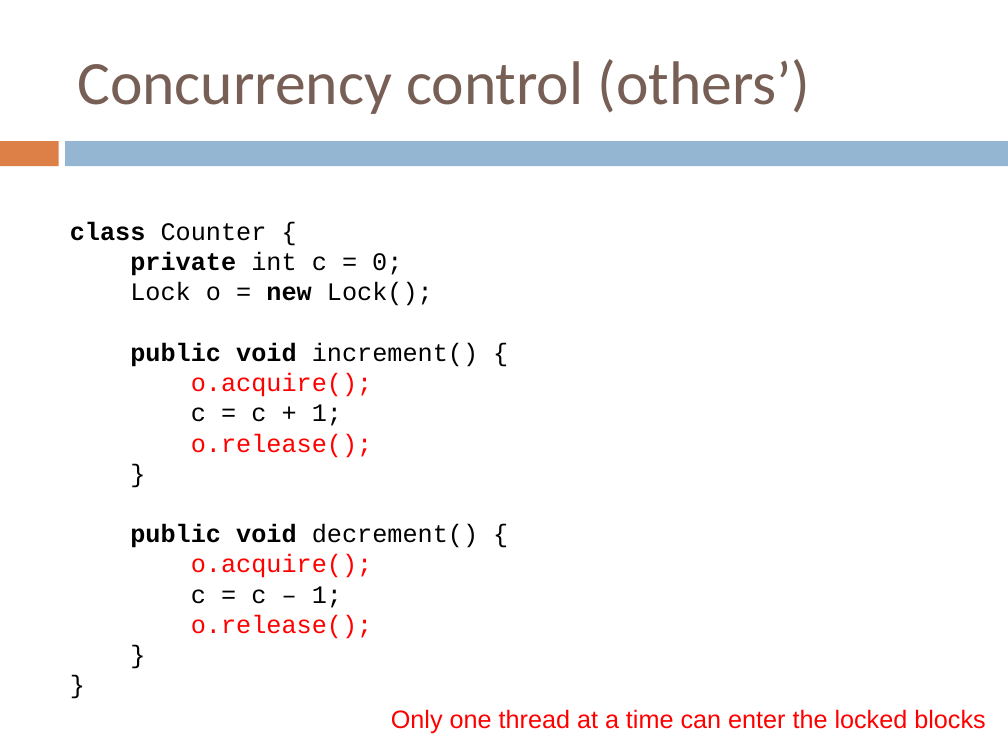
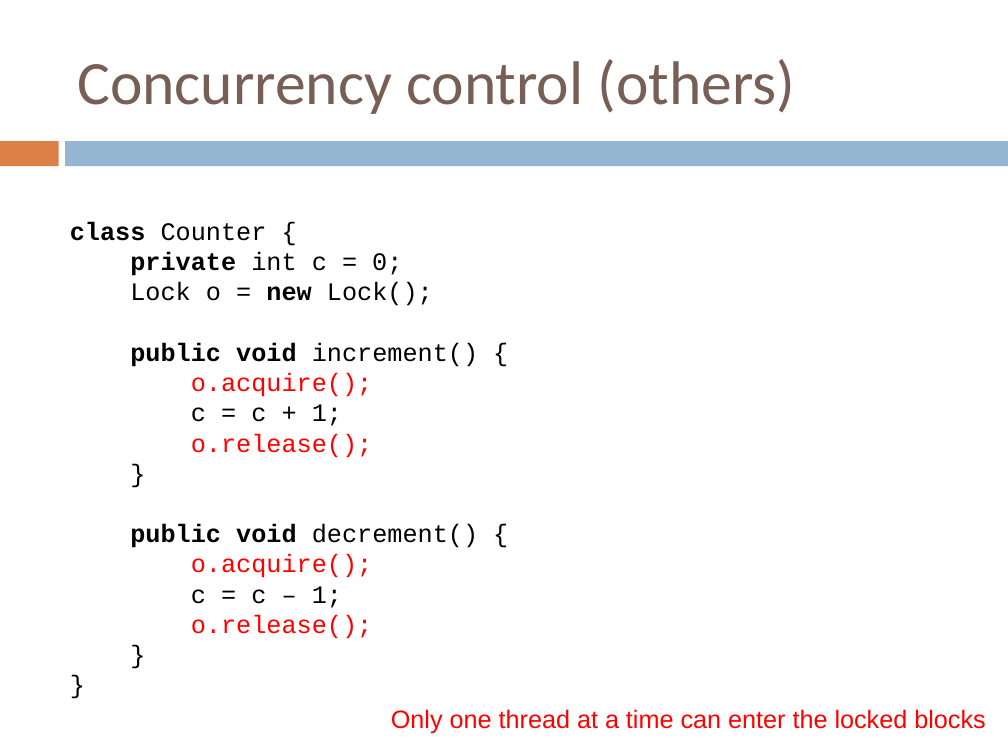
Before and after one commit to crista/EPS-slides, a slide deck: slide 39 of EPS-Concurrency1.ppt (slide 38 before the commit). Drawn at 1008x756 pixels with LibreOffice and Linux fonts; fonts in the diff are those of the drawing. Boxes give left, top, right and bottom in pixels: in the first picture for what was removed or moved away, otherwise in the second. Text is boxed around its words. In the diff, an @@ line names an element or a change of style, - is before the commit and + after.

Commit message:
Fixed some bugs in the concurrency slides

```diff
--- a/EPS-Concurrency1.ppt
+++ b/EPS-Concurrency1.ppt
@@ title at [77, 59, 795, 114]: text changed @@
-Concurrency control (others’)
+Concurrency control (others)
```
Also in this commit, not shown: 4 other slides changed, 2 slides added, 1 other file.
